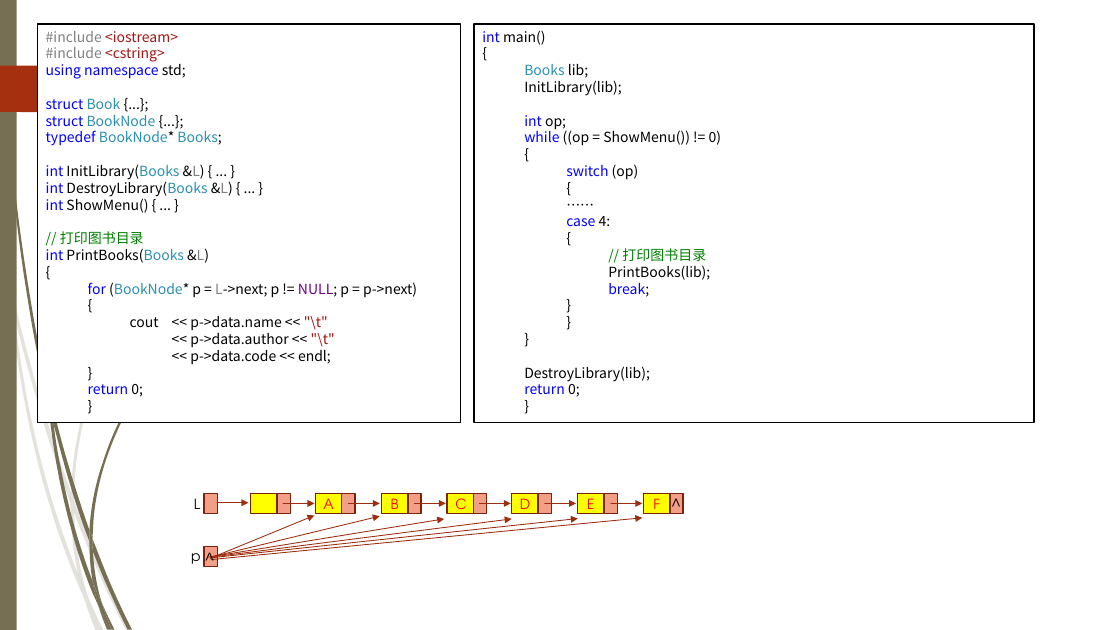
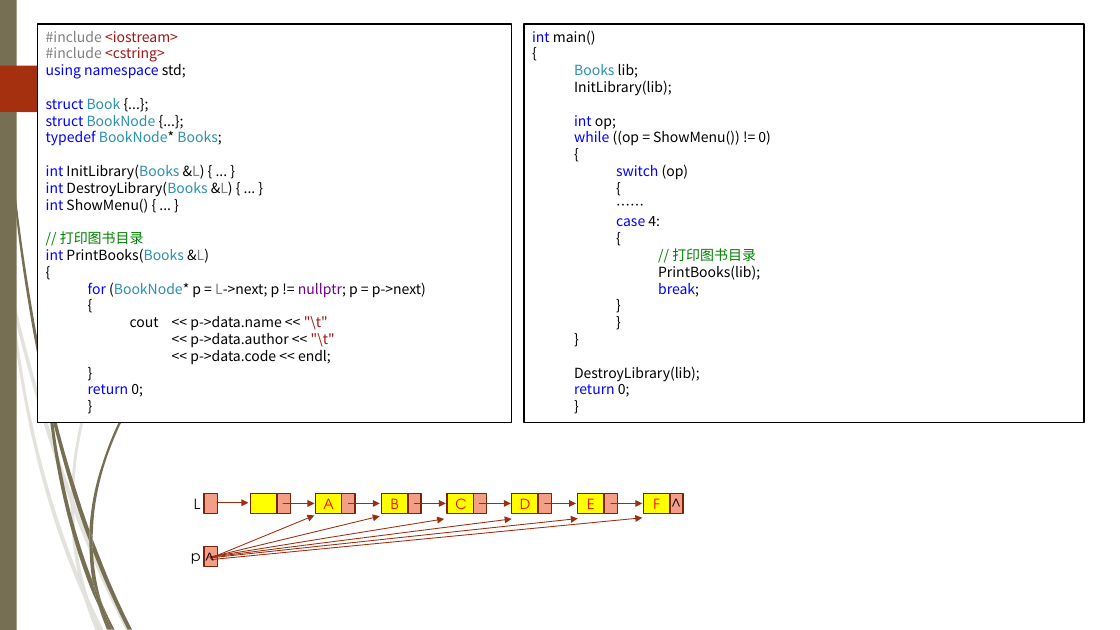
Before and after one commit to TeacherPeng/Datastruct, a slide deck: slide 13 of 教案/第02章 线性表.pptx. Drawn at 1120x630 pixels with LibreOffice and Linux fonts; fonts in the diff are those of the drawing; background and template pictures are left out. Boxes give left, top, right and bottom in pixels: in the first picture for what was removed or moved away, otherwise in the second. Text is boxed around its words. In the diff, an @@ line names an element or a change of style, - is before the commit and + after.

Commit message:
Update NULL to nullptr

```diff
--- a/教案/第02章 线性表.pptx
+++ b/教案/第02章 线性表.pptx
@@ rectangle "#include <iostream>" resized from (x1=38, y1=24, x2=461, y2=423) to (x1=38, y1=24, x2=513, y2=423) @@
@@ rectangle "int main()" moved from (x1=474, y1=24, x2=1034, y2=423) to (x1=524, y1=24, x2=1085, y2=423) @@
@@ text in rectangle at (x1=88, y1=282, x2=426, y2=298): text changed @@
-  for (BookNode* p = L->next; p != NULL; p = p->next)
+  for (BookNode* p = L->next; p != nullptr; p = p->next)
```
Also in this commit, not shown: 6 other slides changed, 19 other files.
